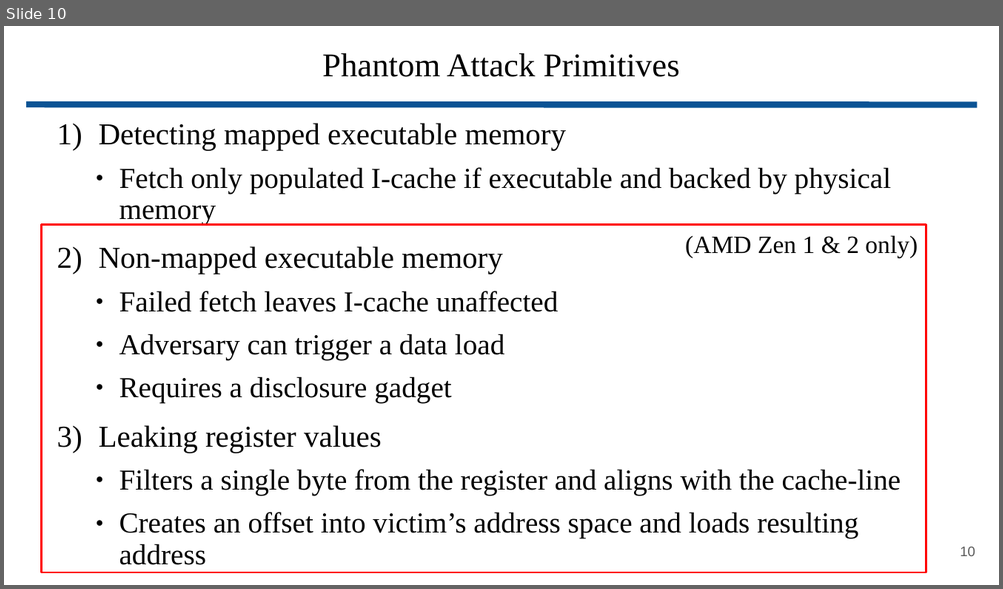
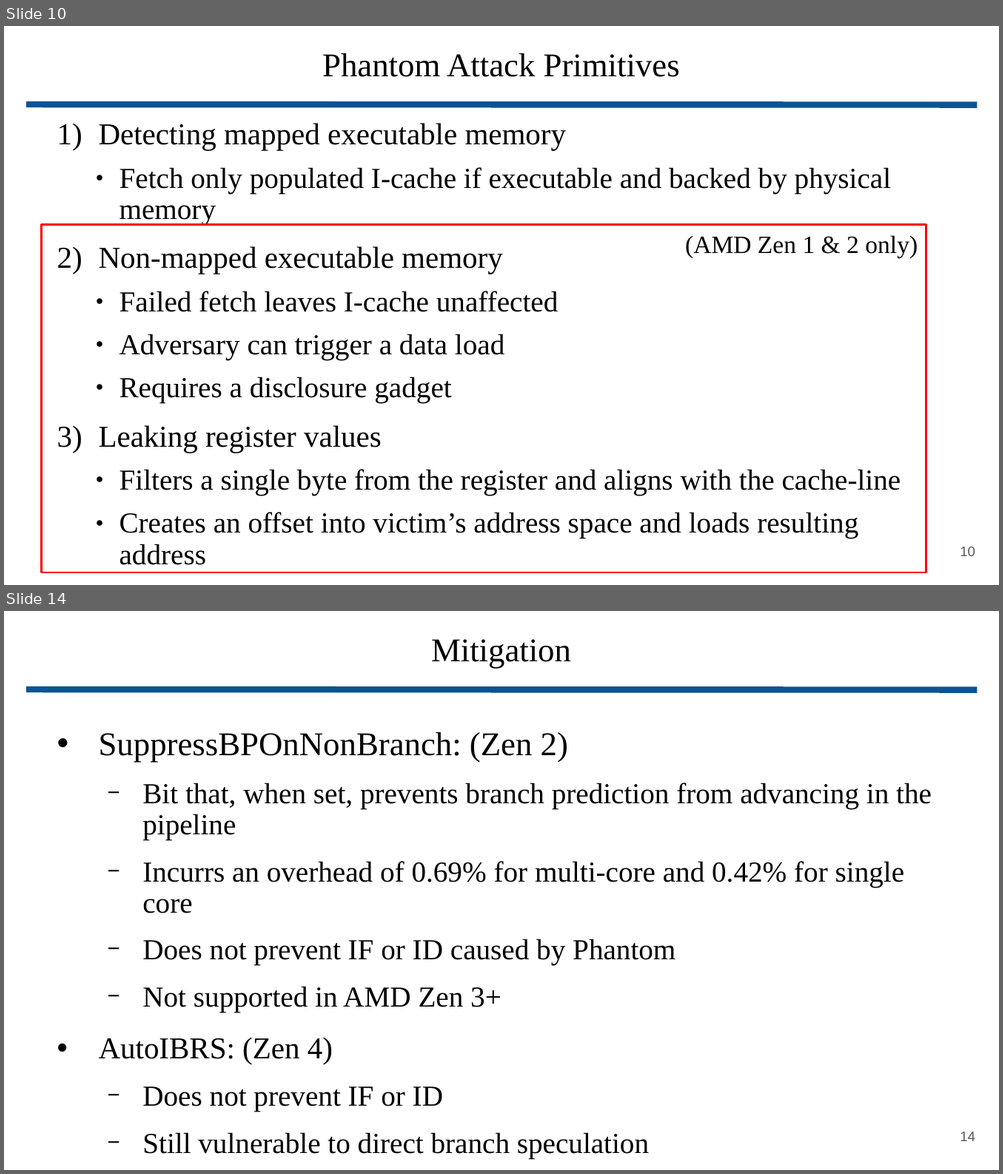
Before and after one commit to wbuz24/grad-research, a slide deck: presentations/Phantom.pptx. Shown one above the other, each under a label of ours: slide 10 before the commit, slides 10 and 14 after it; the slides between them are not shown. The pictures are 1003x589 and 1003x1174 pixels, drawn with LibreOffice and Linux fonts; fonts in the diff are those of the drawing. Boxes give left, top, right and bottom in pixels: in the first picture for what was removed or moved away, otherwise in the second. Text is boxed around its words. In the diff, an @@ line names an element or a change of style, - is before the commit and + after.

Commit message:
Phantom save

```diff
--- a/presentations/Phantom.pptx
+++ b/presentations/Phantom.pptx
@@ slide 14 added at box(4, 611, 999, 1170), background #FFFFFF @@
@@ title added at box(431, 639, 571, 669), 24 pt, text #000000 @@
+Mitigation
@@ line added from (26, 689) to (976, 689), #0B5394 4.51 pt @@
@@ text added at box(99, 732, 931, 1112), 21 pt, text #000000 @@
+• SuppressBPOnNonBranch: (Zen 2)
+  − Bit that, when set, prevents branch prediction from advancing in the pipeline
+  − Incurrs an overhead of 0.69% for multi-core and 0.42% for single core
+  − Does not prevent IF or ID caused by Phantom
+  − Not supported in AMD Zen 3+
+• AutoIBRS: (Zen 4)
+  − Does not prevent IF or ID
+  − Still vulnerable to direct branch speculation
@@ page number added at box(959, 1132, 975, 1142), 10 pt, text #595959 @@
+14
```
Also in this commit, not shown: 5 slides changed, 4 other slides added, 5 slides removed.
